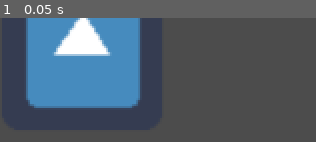
Above: before the commit, frame 1.
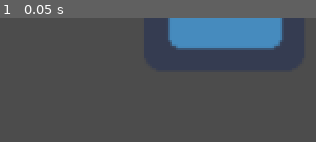
Above: after the commit, the same moment.

Repository: rominalodolo/PYTHON
Game: Godot game, scene res://player/Player.tscn
Two runs of this game, one before a commit and one after it. Both use one fixed random seed, a clock stepped at 60 frames per second and the inputs below. The engine's default icon, where the game draws it, is replaced by a stand-in: a white triangle on a blue panel in a dark square.
Inputs:
- Up to frame 1 (0.05 s): no input

The runs differ from the first frame. In frame 1, 35% of the frame differs, in the area x 8-90%, y 0-73%.

Commit message:
Childsprite
playing around with the icon sprite

Diff:
--- a/PythonGaming/game3_BladeFrogger/player/Player.tscn
+++ b/PythonGaming/game3_BladeFrogger/player/Player.tscn
@@ -2,7 +2,9 @@
 
 [ext_resource path="res://icon.png" type="Texture" id=1]
 
-[node name="Sprite" type="Sprite"]
-position = Vector2( 52.5, 20.5 )
+[node name="Player" type="Sprite"]
+position = Vector2( 143.5, -17.5 )
 scale = Vector2( 1.60938, 1.60938 )
 texture = ExtResource( 1 )
+
+[node name="ChilldSprite" type="Sprite" parent="."]
Not shown, changed: .DS_Store
Not shown, changed: PythonGaming/.DS_Store
Not shown, changed: PythonGaming/game3_BladeFrogger/.DS_Store
